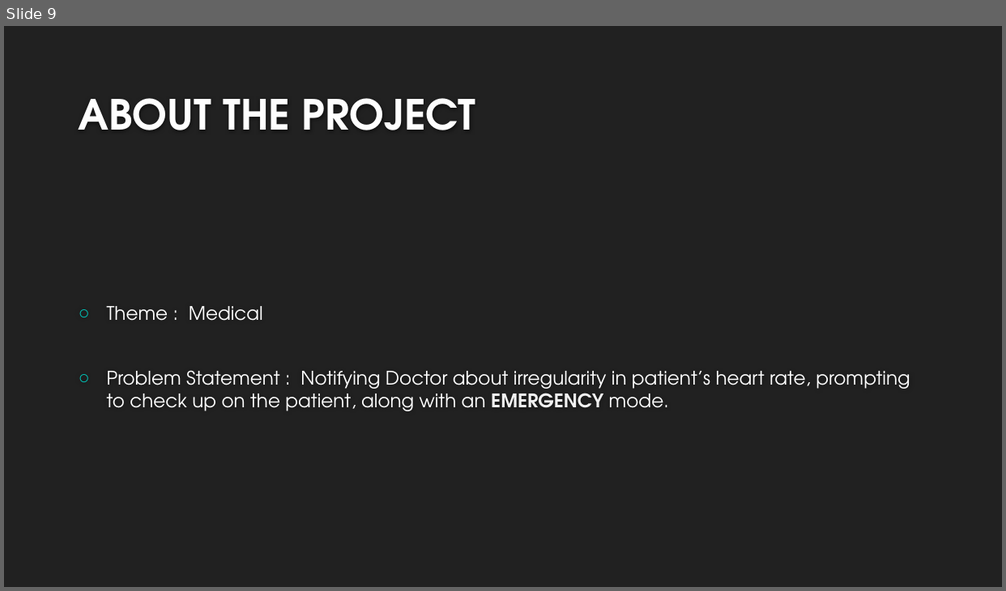
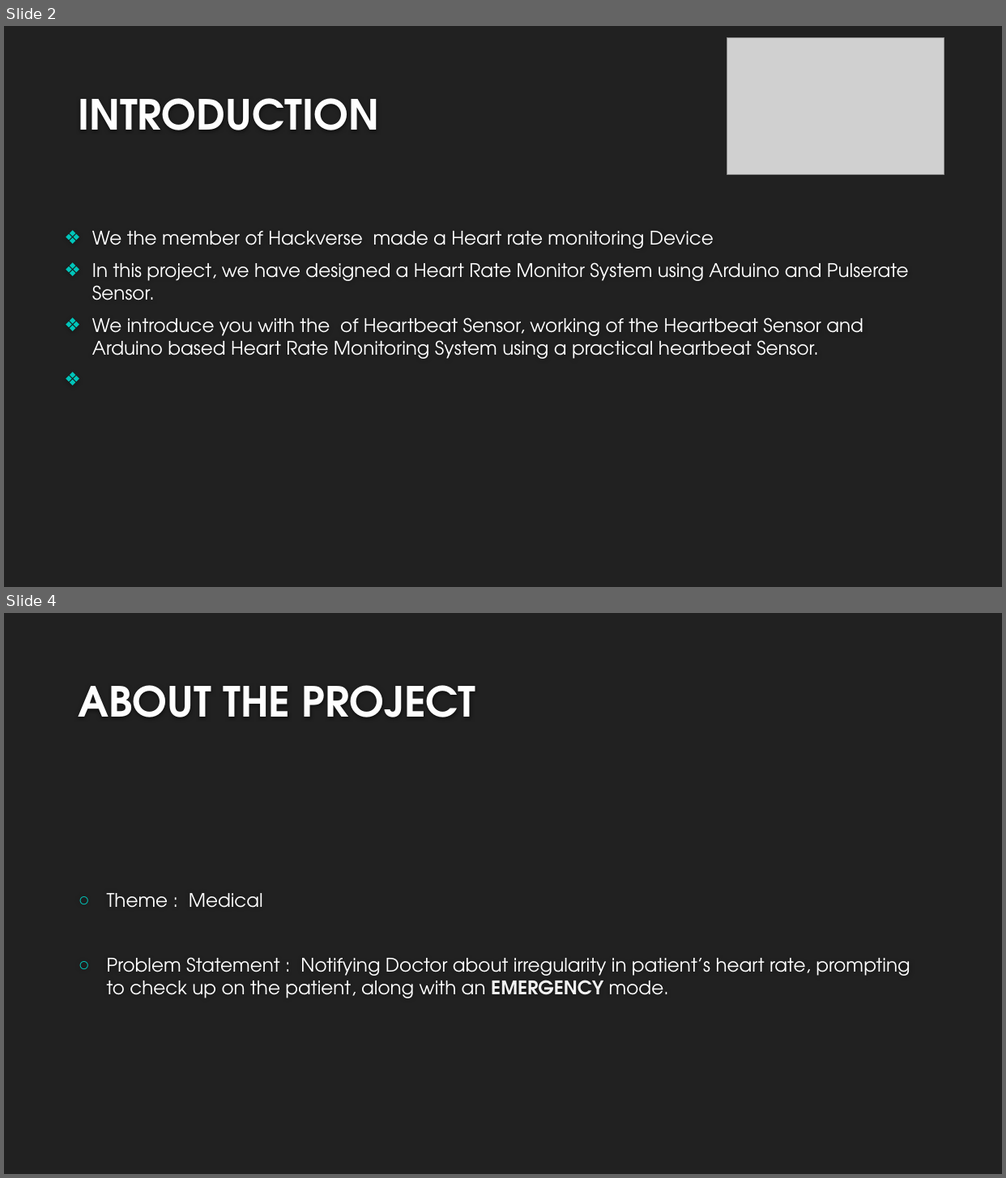
Before and after one commit to amitgit0304/CodeCrafters1, a slide deck: Presentation/Presentation.pptx. Shown one above the other, each under a label of ours: slide 9 before the commit, slides 2 and 4 after it; the slides between them are not shown. The pictures are 1006x591 and 1006x1178 pixels, drawn with LibreOffice and Linux fonts; fonts in the diff are those of the drawing; grey boxes stand for pictures; background and template pictures are left out. Boxes give left, top, right and bottom in pixels: in the first picture for what was removed or moved away, otherwise in the second. Text is boxed around its words. In the diff, an @@ line names an element or a change of style, - is before the commit and + after.

```diff
--- a/Presentation/Presentation.pptx
+++ b/Presentation/Presentation.pptx
@@ slide 2 added at <box>4,26,1002,587</box>, background #212121 @@
@@ picture added at <box>727,38,944,175</box> @@
@@ title added at <box>78,98,379,130</box>, 40 pt, text #FEFEFE, bold @@
+INTRODUCTION
@@ text added at <box>92,231,909,359</box>, 18 pt, text #FFFFFF @@
+❖ We the member of Hackverse made a Heart rate monitoring Device
+❖ In this project, we have designed a Heart Rate Monitor System using Arduino and Pulserate Sensor.
+❖ We introduce you with the of Heartbeat Sensor, working of the Heartbeat Sensor and Arduino based Heart Rate Monitoring System using a practical heartbeat Sensor.
@@ what was slide 9 is now slide 4 @@
```
Also in this commit, not shown: 3 slides changed, 4 other slides added, 10 slides removed.
